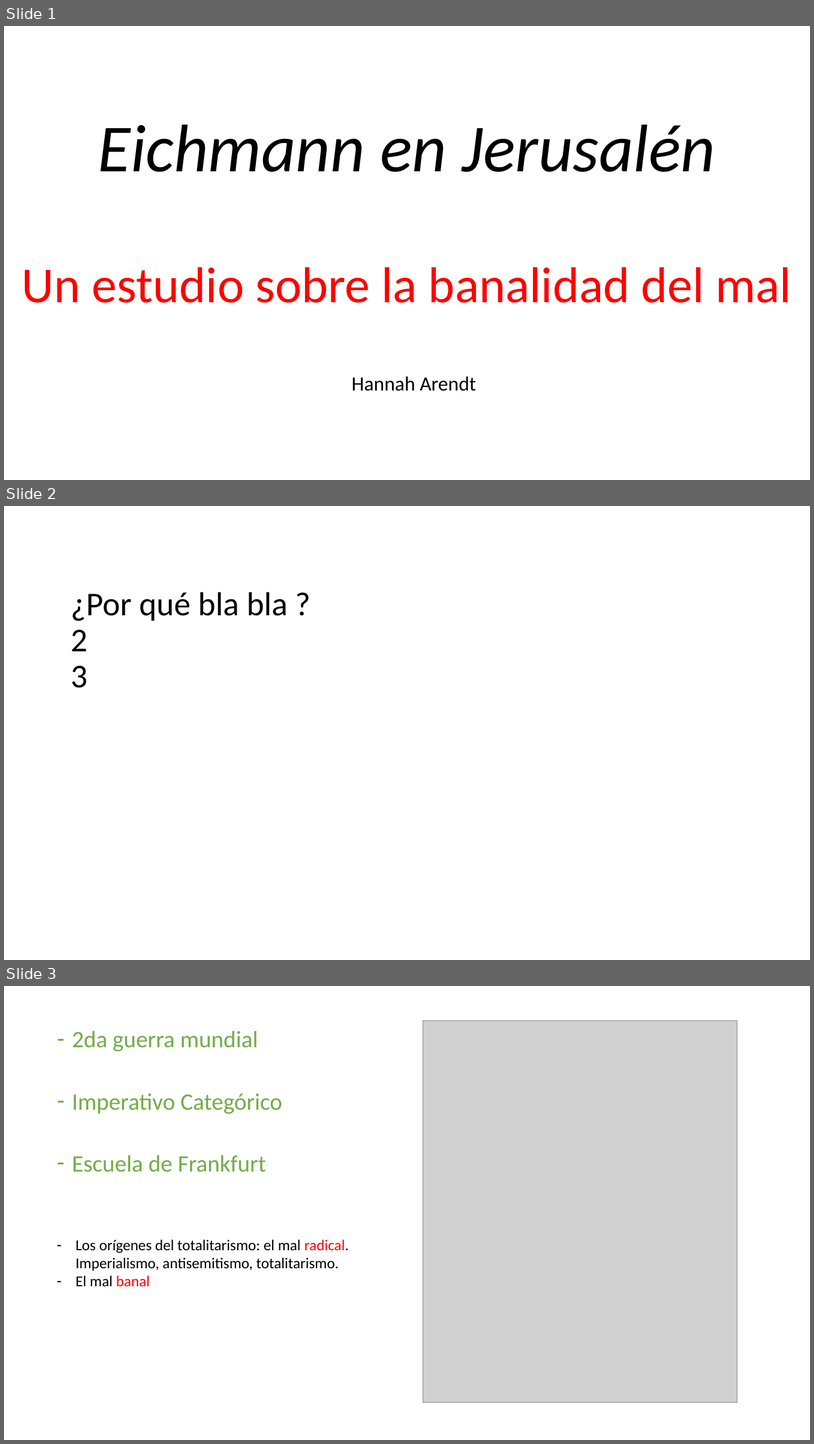
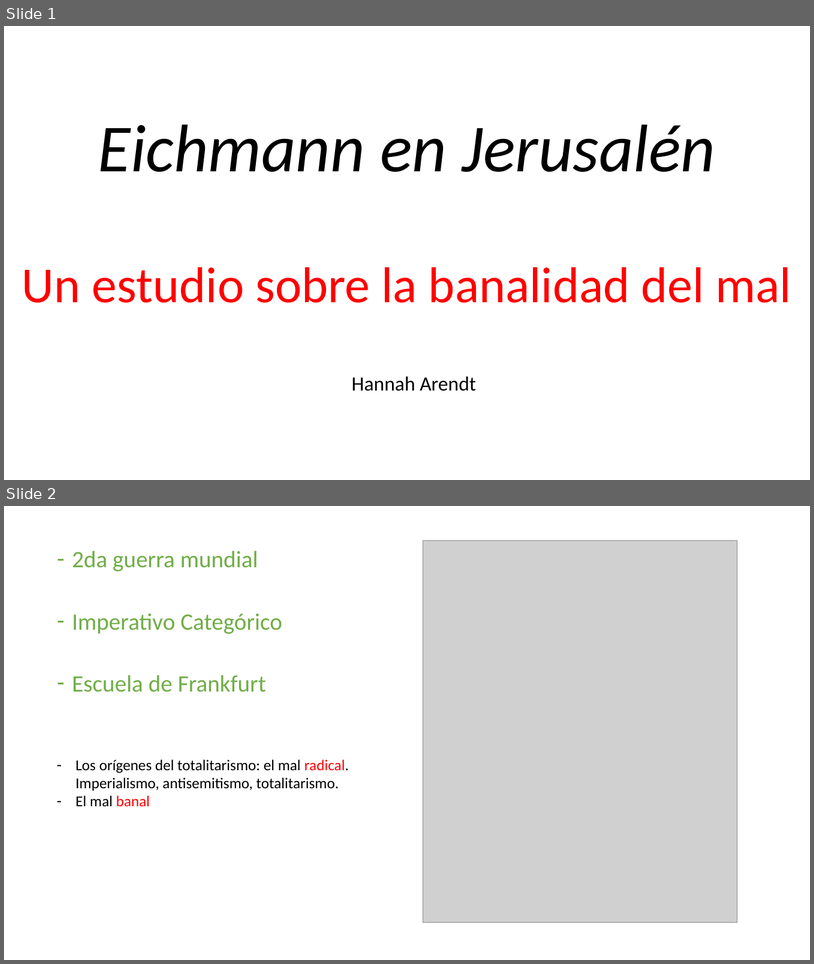
Before and after one commit to zaboltar/zaboltar.github.io, a slide deck: assets uarm/2022 2 UARM Etica PCrit/Arendt - Eichmann en Jerusalén.pptx. Shown one above the other, each under a label of ours: slides 1, 2 and 3 before the commit, slides 1 and 2 after it. The pictures are 814x1444 and 814x964 pixels, drawn with LibreOffice and Linux fonts; fonts in the diff are those of the drawing; grey boxes stand for pictures. Boxes give left, top, right and bottom in pixels: in the first picture for what was removed or moved away, otherwise in the second. Text is boxed around its words. In the diff, an @@ line names an element or a change of style, - is before the commit and + after.

```diff
--- a/assets uarm/2022 2 UARM Etica PCrit/Arendt - Eichmann en Jerusalén.pptx
+++ b/assets uarm/2022 2 UARM Etica PCrit/Arendt - Eichmann en Jerusalén.pptx
@@ slide 2 removed at [4,506,810,960], background #FFFFFF @@
@@ title removed at [71,592,288,688] @@
-¿Por qué bla bla ?
-2
-3
@@ what was slide 3 is now slide 2 @@
```
Also in this commit, not shown: 31 other files.
